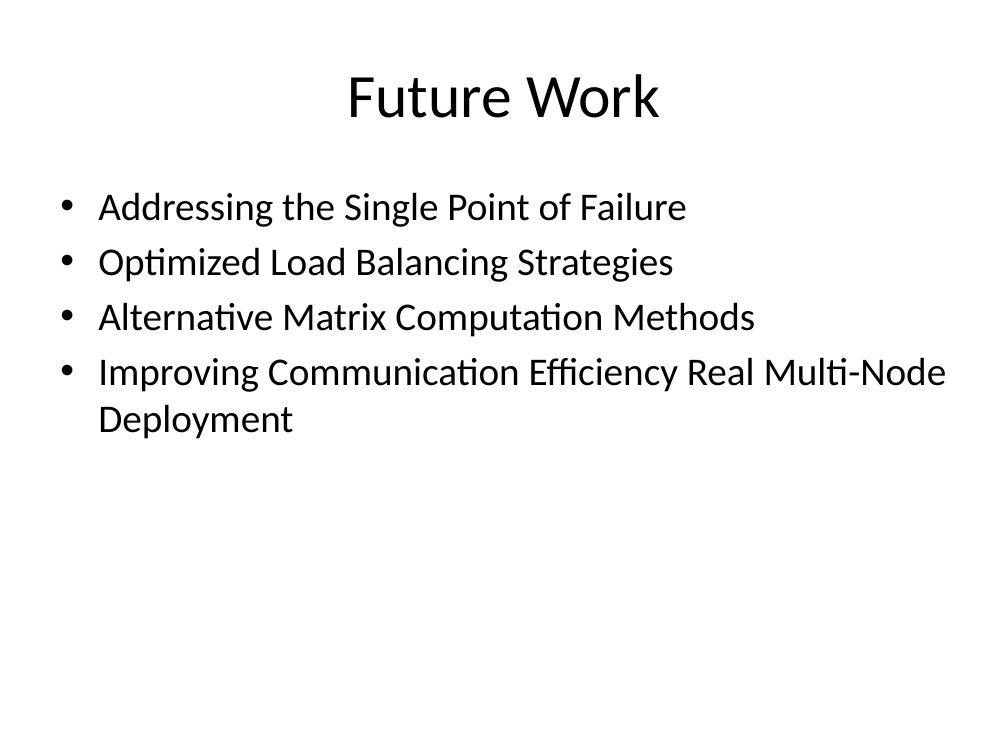
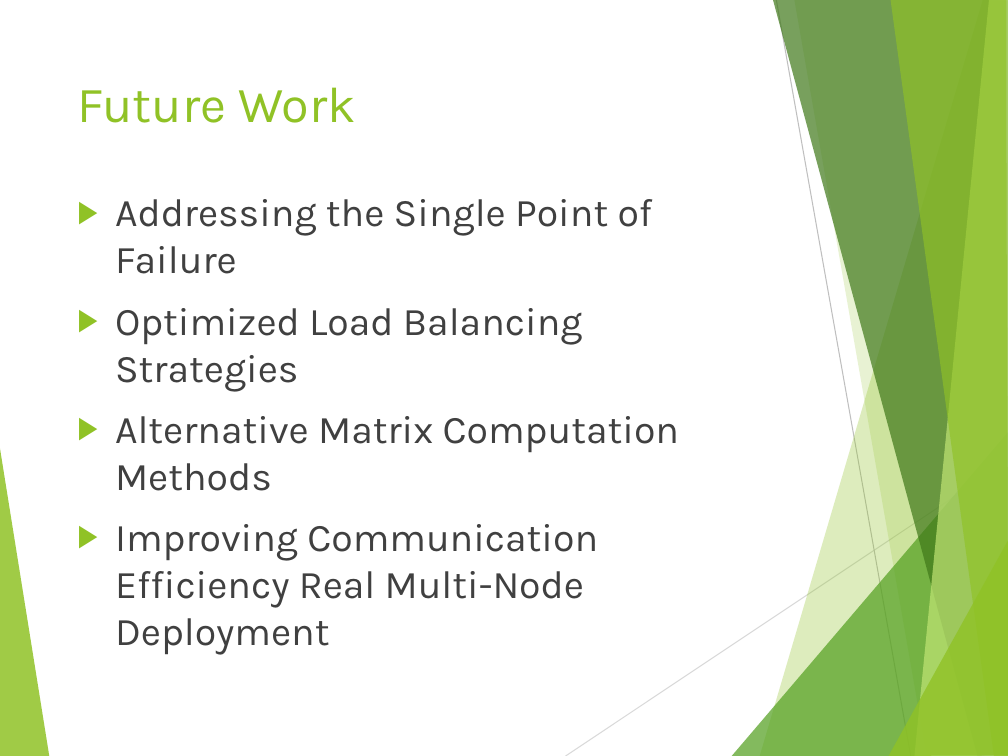
Before and after one commit to rbazzell/distributed-systems-project, a slide deck: slide 12 of DMaC_slides.pptx (slide 13 before the commit). Drawn at 1008x756 pixels with LibreOffice and Linux fonts; fonts in the diff are those of the drawing. Boxes give left, top, right and bottom in pixels: in the first picture for what was removed or moved away, otherwise in the second. Text is boxed around its words. In the diff, an @@ line names an element or a change of style, - is before the commit and + after.

```diff
--- a/DMaC_slides.pptx
+++ b/DMaC_slides.pptx
@@ title "Future Work": place and size @@
-title "Future Work" at (347,74,660,118)
+title "Future Work" at (77,87,356,123)
@@ title "Future Work" at (77,87,356,123): size 44 to 36 pt, font Calibri to Karla, text colour #000000 to #90C226; alignment centre to left; vertical alignment middle to top @@
@@ text "Addressing the Single Point of ...": place and size @@
-text "Addressing the Single Point of ..." at (98,192,947,439)
+text "Addressing the Single Point of ..." at (115,199,679,608)
@@ text "Addressing the Single Point of ..." at (115,199,679,608): font Calibri to Karla, text colour #000000 to #404040; bullet • to ▶; more space between paragraphs @@
@@ group added at (0,0,1008,756): 8 freeform shapes, 2 lines @@
```
Also in this commit, not shown: 10 other slides changed, 3 slides added, 4 slides removed.
